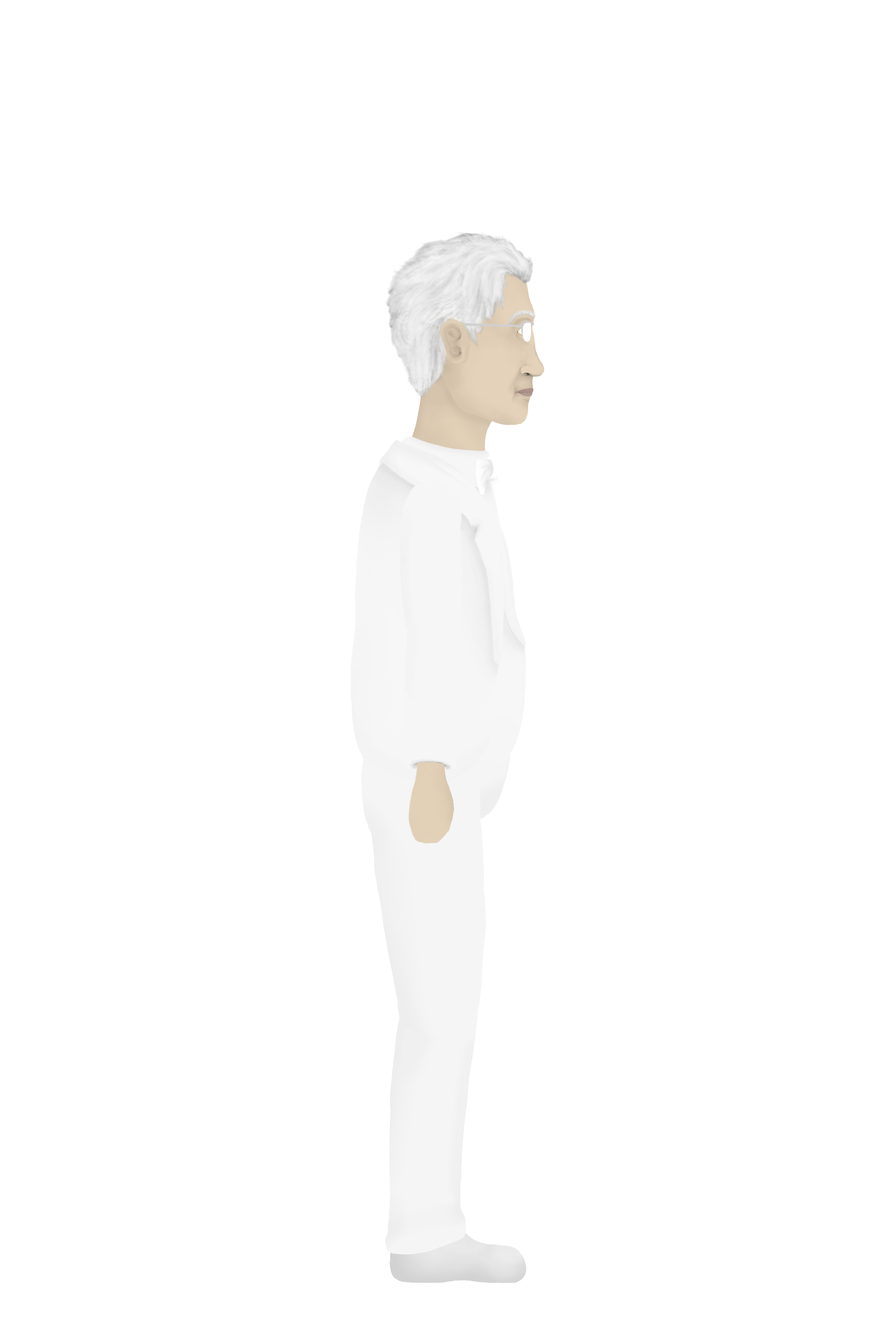
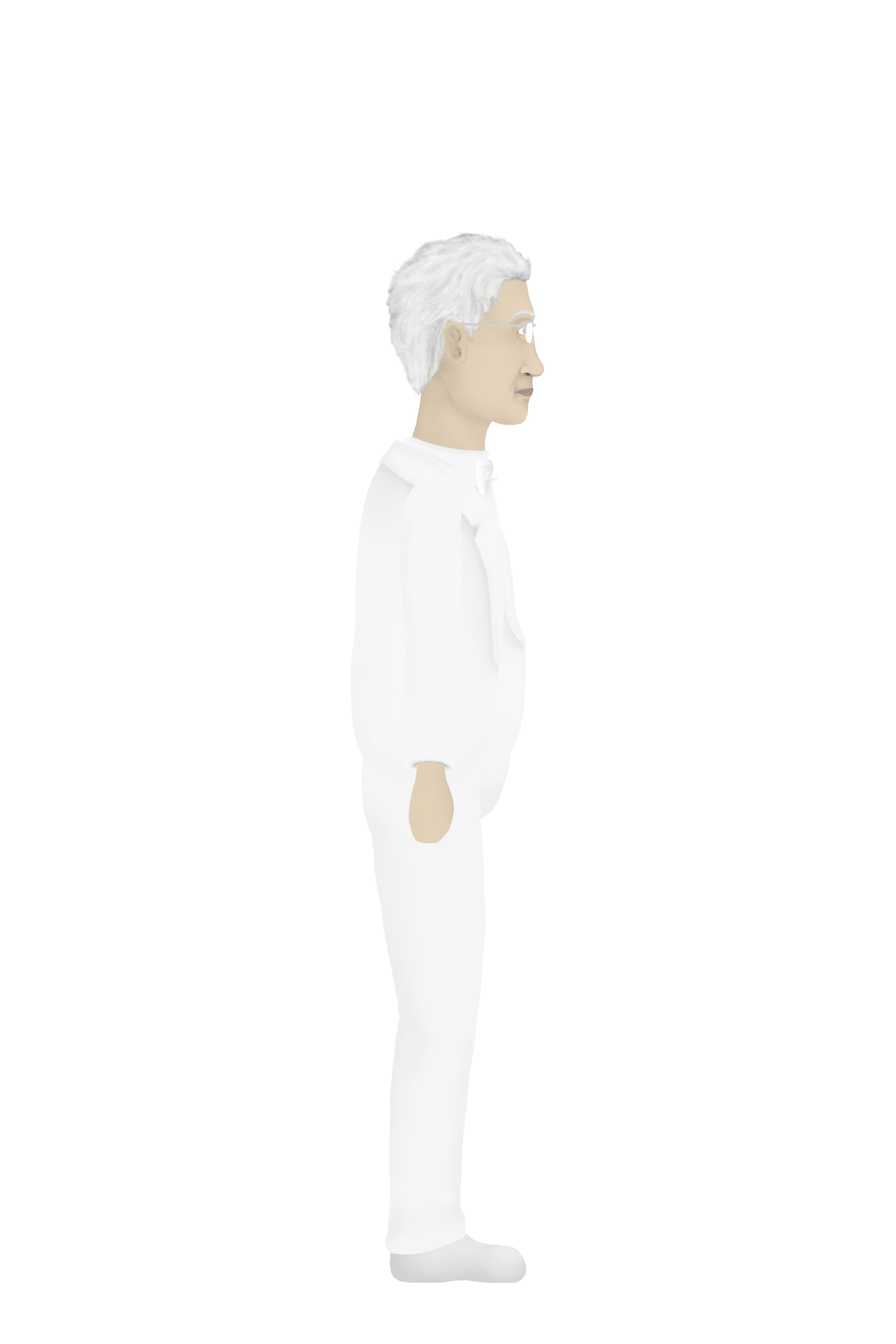
Before/after of a 896×1344 layered artwork. What changed in the layer stack:
painted on "Ear" over [435, 318, 473, 366]
painted on "Wireframe Glasses1" over [436, 320, 536, 353]
painted on "Wireframe Glasses1 Lenses" over [522, 321, 533, 344]
"Medium Length Mid Part Hair": opacity 100% → 98%, painted on it over [384, 232, 534, 399]
